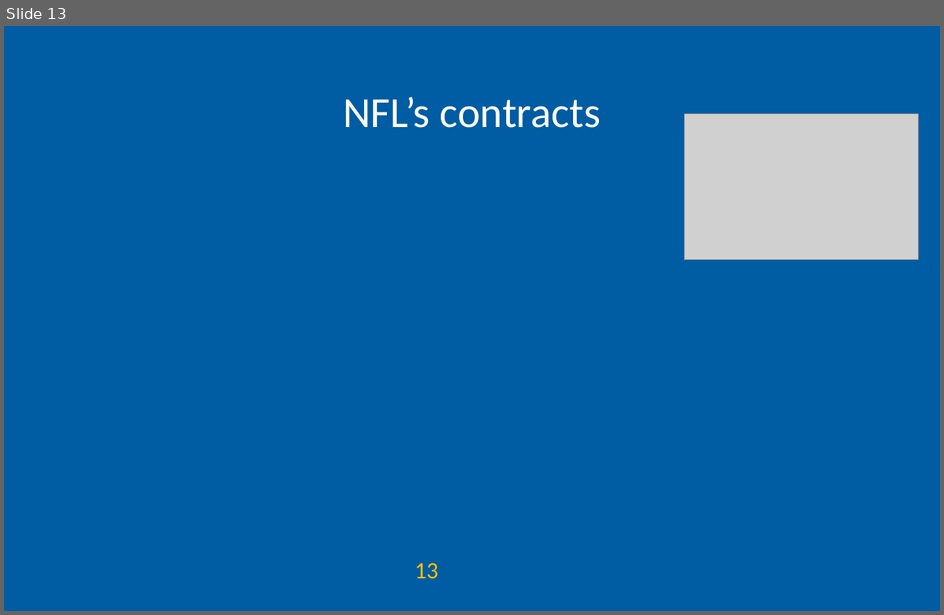
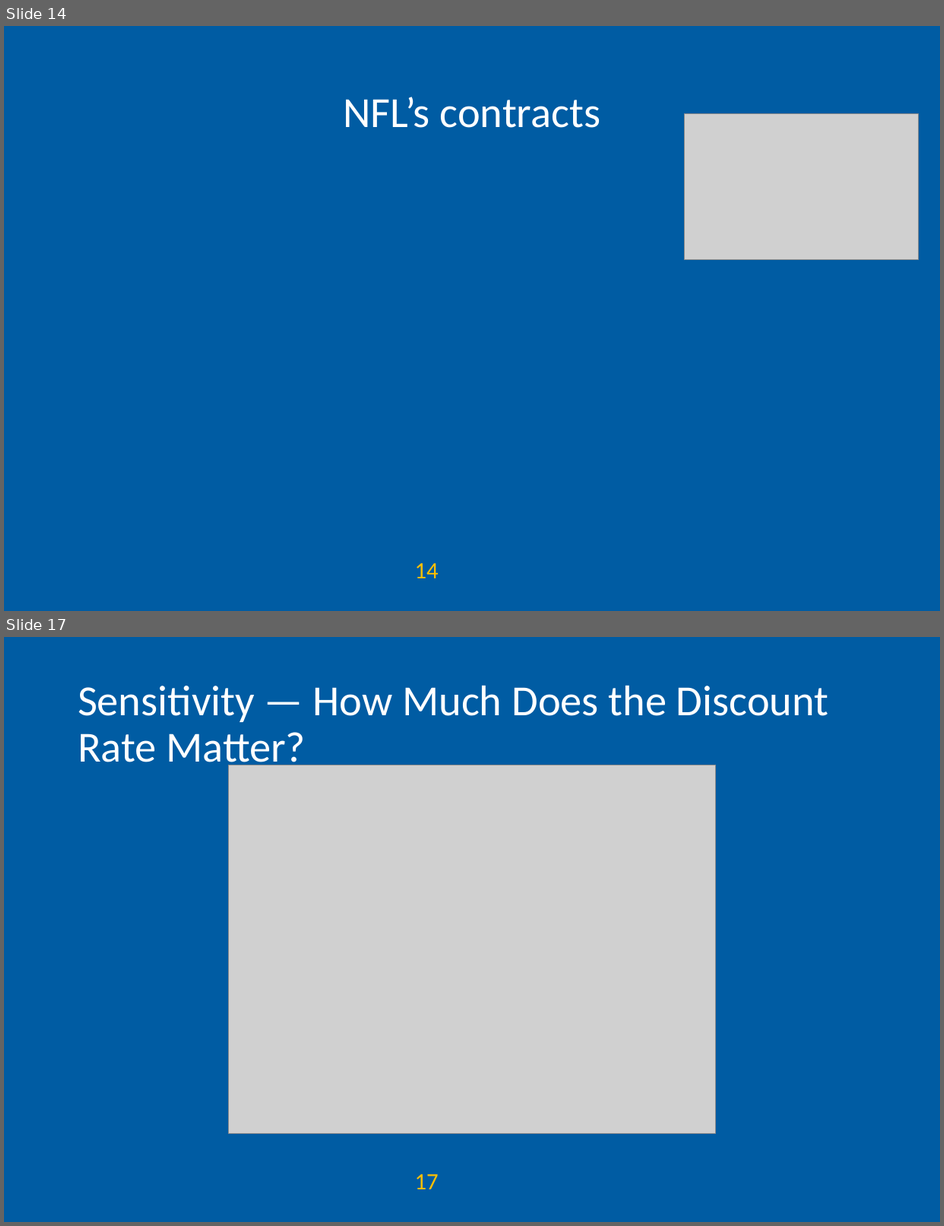
Before and after one commit to AEGDDI/idr305, a slide deck: lectures/L9.pptx. Shown one above the other, each under a label of ours: slide 13 before the commit, slides 14 and 17 after it; the slides between them are not shown. The pictures are 944x615 and 944x1226 pixels, drawn with LibreOffice and Linux fonts; fonts in the diff are those of the drawing; grey boxes stand for pictures; background and template pictures are left out. Boxes give left, top, right and bottom in pixels: in the first picture for what was removed or moved away, otherwise in the second. Text is boxed around its words. In the diff, an @@ line names an element or a change of style, - is before the commit and + after.

```diff
--- a/lectures/L9.pptx
+++ b/lectures/L9.pptx
@@ slide 17 added at (4, 637, 940, 1222), background #FFFFFF; not listed: 2 template elements that a slide beside it also shows @@
@@ title added at (78, 685, 829, 772), 33 pt, text #FFFFFF @@
+Sensitivity — How Much Does the Discount Rate Matter?
@@ picture added at (229, 765, 715, 1134) @@
@@ what was slide 13 is now slide 14 @@
@@ page number at (415, 563, 439, 579): text changed @@
-13
+14
```
Also in this commit, not shown: 3 slides changed, 5 other slides added, 2 slides removed, 2 other files.
